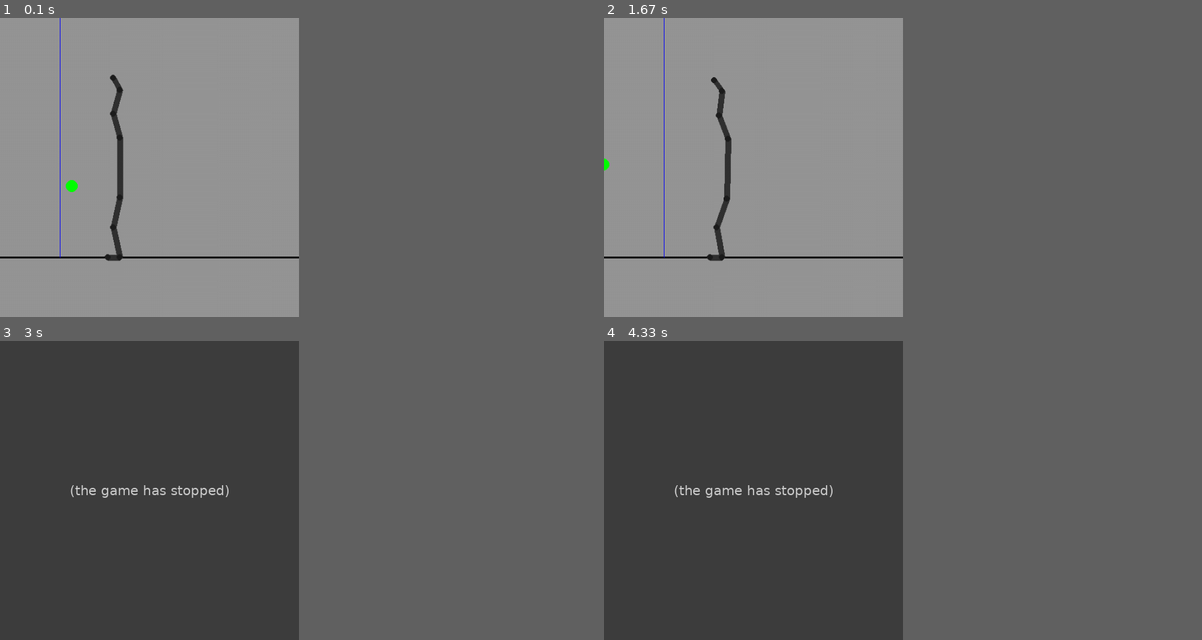
Above: before the commit, frames 1-4 (two rows, left to right).
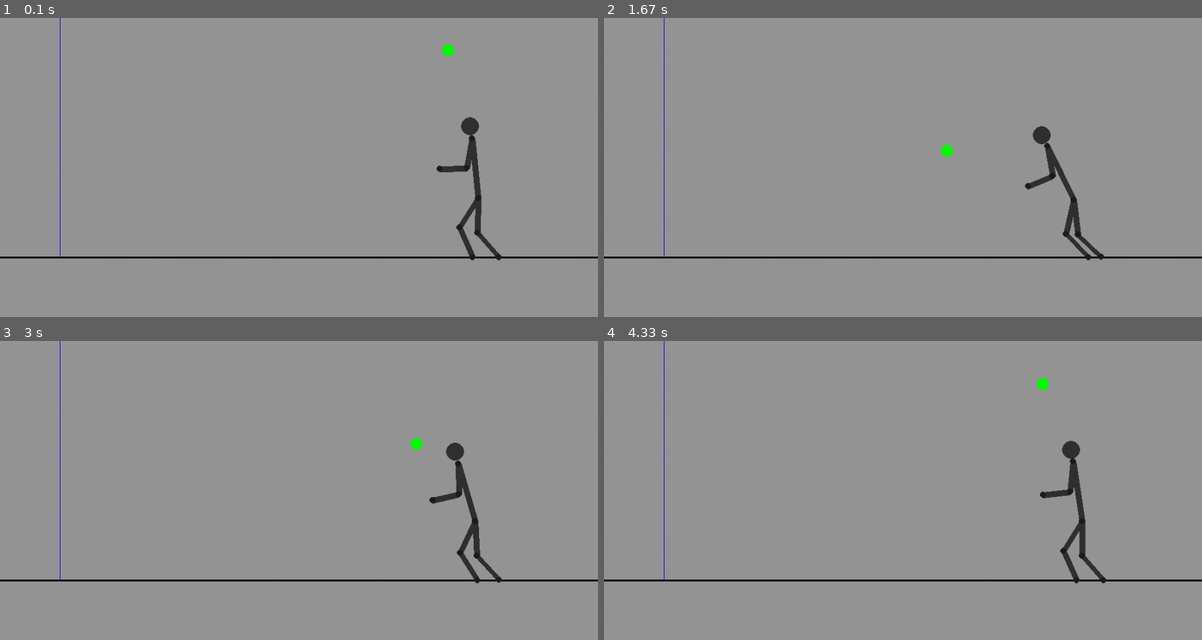
Above: after the commit, the same moments.

Repository: EmixD/Volley_pygame
Game: pygame game, started from main_simulate_draw.py
Same seed, same stepped clock (60 frames per second), same inputs: the game is played once before the commit and once after it.
Inputs:
- Up to frame 1 (0.1 s): no input
- Up to frame 2 (1.67 s): no input
- Up to frame 3 (3 s): no input
- Up to frame 4 (4.33 s): no input
In our replay, the window is 450x450 before the commit and 900x450 after it. These sizes can differ from the game's own. Grey fills any space a smaller window leaves; there, only what the larger window draws over its background counts as a difference.

The runs differ from the first frame. In frame 1, 2.1% of the frame differs, in the area x 11-100%, y 8-82%; in frame 2, 2.0%; in frame 3, 51%; in frame 4, 51%, in the area x 0-100%, y 0-100%.
Before the commit the program exited at 2.4 s; later frames show no game.

Commit message:
Add basic ui

Diff:
--- a/fplayer.py
+++ b/fplayer.py
@@ -11,41 +11,84 @@
 import fplayer_bl as fbl
 import fworldconfig as fwc
 
+class player:
+    def __init__(self,ballindex):
+        self.ball = fbl.ball(ballindex)
+        self.ptlnms = fpptlnms.ptlnms()
+        # standing hands up
+        # self.ptlnms.add_pt(0, 180, 400)  # toe
+        # self.ptlnms.add_pt(1, 200, 400)  # ankle
+        # self.ptlnms.add_pt(2, 190, 350)  # knee
+        # self.ptlnms.add_pt(3, 200, 300)  # hips
+        # self.ptlnms.add_pt(4, 200, 200)  # shoulder
+        # self.ptlnms.add_pt(5, 190, 160)  # elbow
+        # self.ptlnms.add_pt(6, 200, 120)  # wrist
+        # self.ptlnms.add_pt(7, 190, 100)  # fingertip
 
-class player:
-    def __init__(self):
-        self.ball=fbl.ball()
-        self.ptlnms=fpptlnms.ptlnms()
-        self.ptlnms.add_pt(0, 180, 400)  # toe
-        self.ptlnms.add_pt(1, 200, 400)  # ankle
-        self.ptlnms.add_pt(2, 190, 350)  # knee
-        self.ptlnms.add_pt(4, 200, 300)  # shoulder
-        self.ptlnms.add_pt(3, 200, 200)  # hips
-        self.ptlnms.add_pt(5, 190, 160)  # elbow
-        self.ptlnms.add_pt(6, 200, 120)  # wrist
-        self.ptlnms.add_pt(7, 190, 100)  # fingertip
+        # standing hands down
+        # self.ptlnms.add_pt(0, 180, 400)  # toe
+        # self.ptlnms.add_pt(1, 200, 400)  # ankle
+        # self.ptlnms.add_pt(2, 190, 350)  # knee
+        # self.ptlnms.add_pt(3, 200, 300)  # hips
+        # self.ptlnms.add_pt(4, 200, 200)  # shoulder
+        # self.ptlnms.add_pt(5, 190, 240)  # elbow
+        # self.ptlnms.add_pt(6, 200, 280)  # wrist
+        # self.ptlnms.add_pt(7, 190, 300)  # fingertip
 
-        self.ptlnms.add_ln(0, 0, 1)
-        self.ptlnms.add_ln(1, 1, 2)
-        self.ptlnms.add_ln(2, 2, 3)
-        self.ptlnms.add_ln(3, 3, 4)
-        self.ptlnms.add_ln(4, 4, 5)
-        self.ptlnms.add_ln(5, 5, 6)
-        self.ptlnms.add_ln(6, 6, 7)
+        # standing hands down to the right
+        # self.ptlnms.add_pt(0, 380, 400)  # toe
+        # self.ptlnms.add_pt(1, 400, 400)  # ankle
+        # self.ptlnms.add_pt(2, 390, 350)  # knee
+        # self.ptlnms.add_pt(3, 400, 300)  # hips
+        # self.ptlnms.add_pt(4, 400, 200)  # shoulder
+        # self.ptlnms.add_pt(5, 395, 240)  # elbow
+        # self.ptlnms.add_pt(6, 385, 275)  # wrist
+        # self.ptlnms.add_pt(7, 385, 297)  # fingertip
+        self.ptlnms.add_pt(0, 390+400, 400)  # ankle
+        self.ptlnms.add_pt(1, 434+400, 400)  # ankle2
+        self.ptlnms.add_pt(2, 370+400, 350)  # knee
+        self.ptlnms.add_pt(3, 400+400, 358)  # knee2
+        self.ptlnms.add_pt(4, 400+400, 300)  # hips
 
-        self.ptlnms.add_ms(0, 0, 2)
-        self.ptlnms.add_ms(1, 1, 3)
-        self.ptlnms.add_ms(2, 2, 4)
-        self.ptlnms.add_ms(3, 3, 5)
-        self.ptlnms.add_ms(4, 4, 6)
-        self.ptlnms.add_ms(5, 5, 7)
+        self.ptlnms.add_pt(5, 400+400-10, 200)  # shoulder
+        self.ptlnms.add_pt(6, 390+400-10, 250)  # elbow
+        self.ptlnms.add_pt(7, 390+400-10, 250)  # elbow2
+        self.ptlnms.add_pt(8, 345+400-10, 250)  # wrist
+        self.ptlnms.add_pt(9, 345+400-10, 250)  # wrist2
+
+        self.ptlnms.add_ln(0, 0, 2) #leglow
+        self.ptlnms.add_ln(1, 1, 3) #leglow2
+        self.ptlnms.add_ln(2, 2, 4) #leghi
+        self.ptlnms.add_ln(3, 3, 4) #leghi2
+        self.ptlnms.add_ln(4, 4, 5) #body
+        self.ptlnms.add_ln(5, 5, 6) #armlow
+        self.ptlnms.add_ln(6, 5, 7) #armlow2
+        self.ptlnms.add_ln(7, 6, 8) #armhi
+        self.ptlnms.add_ln(8, 7, 9) #armhi2
+
+        self.ptlnms.lns[0].collision_ball = False
+        self.ptlnms.lns[1].collision_ball = False
+        self.ptlnms.lns[2].collision_ball = False
+        self.ptlnms.lns[3].collision_ball = False
+        self.ptlnms.lns[4].collision_ball = False
+        self.ptlnms.lns[5].collision_ball = False
+        self.ptlnms.lns[6].collision_ball = False
+
+        self.ptlnms.add_ms(0, 0, 4) #ankle-hips
+        self.ptlnms.add_ms(1, 1, 4) #ankle-hips2
+        self.ptlnms.add_ms(2, 2, 5) #knee-shoulder
+        self.ptlnms.add_ms(3, 3, 5) #knee-shoulder2
+        self.ptlnms.add_ms(4, 4, 6) #hips-elbow
+        self.ptlnms.add_ms(5, 4, 7) #hips-elbow2
+        self.ptlnms.add_ms(6, 5, 8) #shoulder-wrist
+        self.ptlnms.add_ms(7, 5, 9) #shoulder-wrist
 
     def draw(self, screen):
         self.ptlnms.draw(screen)
         self.ball.draw(screen)
 
     def move(self, dt):  # time is in game time
-        if(self.ball.pt[1]>=fwc.ground-self.ball.rad):
+        if(self.ball.pt[1] >= fwc.ground-self.ball.rad):
             return
         for pt in self.ptlnms.pts:
             dr = pt.pt-pt.pt0
@@ -54,11 +97,12 @@
             pt.pt[1] = pt.pt[1]+fwc.gravity*dt**2
             if(pt.pt[1] > fwc.ground):  # ground hit
                 pt.pt[1] = fwc.ground
-                pt.pt0[1]=pt.pt[1]-dr[1]*0.5 #0.5=groundbounce
+                pt.pt0[1] = pt.pt[1]-dr[1]*0.5  # 0.5=groundbounce
+                pt.pt0[0] = pt.pt[0]-(pt.pt[0]-pt.pt0[0])*0.05
 
         for ms in self.ptlnms.mss:
-            dist = self.ptlnms.get_length(ms.id_pt0,ms.id_pt1)
-            vect = self.ptlnms.get_vector(ms.id_pt0,ms.id_pt1)
+            dist = self.ptlnms.get_length(ms.id_pt0, ms.id_pt1)
+            vect = self.ptlnms.get_vector(ms.id_pt0, ms.id_pt1)
             fract = (dist-ms.length)/ms.length/2*ms.force*1.0
             self.ptlnms.pts[ms.id_pt0].pt = self.ptlnms.pts[ms.id_pt0].pt+vect*fract
             self.ptlnms.pts[ms.id_pt1].pt = self.ptlnms.pts[ms.id_pt1].pt-vect*fract
@@ -68,11 +112,12 @@
         self.ball.pt = np.array(self.ball.pt0)+balldr
         self.ball.pt[1] = self.ball.pt[1]+fwc.gravity*dt**2
 
-        self.ball.nocollisions_yet=True
+        self.ball.nocollisions_yet = True
         for ln in self.ptlnms.lns:  # ball collision
             if(self.ball.nocollisions_yet and ln.collision_ball):
-                line_norm = self.ptlnms.get_length(ln.id_pt0,ln.id_pt1)
-                line_normalized = self.ptlnms.get_vector(ln.id_pt0,ln.id_pt1)/line_norm
+                line_norm = self.ptlnms.get_length(ln.id_pt0, ln.id_pt1)
+                line_normalized = self.ptlnms.get_vector(
+                    ln.id_pt0, ln.id_pt1)/line_norm
                 line_pt0 = self.ptlnms.pts[ln.id_pt0].pt
                 line_pt0_to_ball = self.ball.pt-line_pt0
                 projlen = np.dot(line_pt0_to_ball, line_normalized)
@@ -86,11 +131,13 @@
 
                 dist = np.linalg.norm(self.ball.pt-pt_closest_on_line)
                 if(dist < self.ball.rad):
-                    self.ball.nocollisions_yet=False
+                    self.ball.nocollisions_yet = False
                     lineperpvectnorm = (self.ball.pt-pt_closest_on_line)/dist
                     shift = lineperpvectnorm*(self.ball.rad-dist+1)
                     self.ball.pt = self.ball.pt+shift
-                    self.ball.pt0 = self.ball.pt-balldr+lineperpvectnorm*np.dot(balldr,lineperpvectnorm)*1.8 # fullbounce=2 nobounce=1
+                    self.ball.pt0 = self.ball.pt-balldr+lineperpvectnorm * \
+                        np.dot(balldr, lineperpvectnorm) * \
+                        1.8  # fullbounce=2 nobounce=1
 
         # for pt in self.ptlnms.pts:
         #     if(pt.pt[1] > fwc.ground):  # ground hit
@@ -98,11 +145,20 @@
         #         pt.pt0[1]=pt.pt[1]-
 
         for ln in self.ptlnms.lns:
-            dist = self.ptlnms.get_length(ln.id_pt0,ln.id_pt1)
-            vect = self.ptlnms.get_vector(ln.id_pt0,ln.id_pt1)
+            dist = self.ptlnms.get_length(ln.id_pt0, ln.id_pt1)
+            vect = self.ptlnms.get_vector(ln.id_pt0, ln.id_pt1)
             fract = (dist-ln.length)/ln.length/2
             self.ptlnms.pts[ln.id_pt0].pt = self.ptlnms.pts[ln.id_pt0].pt+vect*fract
             self.ptlnms.pts[ln.id_pt1].pt = self.ptlnms.pts[ln.id_pt1].pt-vect*fract
 
     def get_current_score(self):
-        return fwc.ground-self.ball.pt[1]
+        if((self.ball.pt[0]-fwc.netposx) > 0):
+            # not far enough. 0-500
+            return 500-(self.ball.pt[0]-fwc.netposx)
+        else:
+            # far enough. 0-500
+            return 800-abs(fwc.ground-self.ball.pt[1]-200)
+        return
+
+    def check_end_condition(self):
+        return ((fwc.ground-self.ball.pt[1]) < 10) or ((self.ball.pt[0]-fwc.netposx) < 0)
--- a/fplayer_bl.py
+++ b/fplayer_bl.py
@@ -1,12 +1,13 @@
 import pygame
 import numpy as np
 import fworldconfig as fwc
+import random
 
 
 class ball:
-    def __init__(self):
-        self.pt = np.array([100, 300]).astype(float)  # current coordinate
-        self.pt0 = np.array([98, 302]).astype(float)  # previous coordinate
+    def __init__(self,ballindex):
+        self.pt = np.array([750-8*ballindex ,50]).astype(float)  # current coordinate
+        self.pt0 =self.pt # previous coordinate
         self.rad = 10
         self.nocollisions_yet = True
 
--- a/fplayer_pt_ln_ms.py
+++ b/fplayer_pt_ln_ms.py
@@ -8,7 +8,6 @@
     def __init__(self, id, x, y):  # id is just for debugging
         # static
         self.color = [30, 30, 30]
-        self.collision_ball = False
         self.collision_ground = True
         self.allow_print = True
         self.id = id  # just for debugging
@@ -64,6 +63,8 @@
     def add_ms(self, id, id_pt0, id_pt1):
         length = self.get_length(id_pt0, id_pt1)
         self.mss.append(mussle(id, id_pt0, id_pt1, length))
+        self.mss[id].minlength=abs(self.get_length(id_pt0,id_pt0+1)-self.get_length(id_pt1,id_pt0+1))+1
+        self.mss[id].maxlength=abs(self.get_length(id_pt0,id_pt0+1)+self.get_length(id_pt1,id_pt0+1))-1
 
     def get_length(self, id0, id1):
         return np.linalg.norm(self.pts[id1].pt - self.pts[id0].pt)
@@ -72,6 +73,9 @@
         return self.pts[id1].pt - self.pts[id0].pt
 
     def draw(self, screen):
+        # head:
+        pygame.draw.circle(screen, [50,50,50], ((self.pts[4].pt+1.2*(self.get_vector(4,5)))*fwc.scale).astype(int), int(15*fwc.scale))
+
         for ln in self.lns:
             pygame.draw.line(screen, ln.color, (self.pts[ln.id_pt0].pt*fwc.scale).astype(int),
                              (self.pts[ln.id_pt1].pt*fwc.scale).astype(int), int(10*fwc.scale))
--- a/fplayer_wrapper.py
+++ b/fplayer_wrapper.py
@@ -3,34 +3,56 @@
 from typing import List
 import fplayer as fp
 import numpy as np
-
+import fworldconfig as fwc
 
 class pwrapper:
-    def __init__(self, params):
+    def __init__(self, id, params1):
         # static protected
-        self.Ninput = 2
-        self.Noutput = 6
+        self.Ninput = 3
+        # self.Ninterm1 = 2
+        self.Noutput = 8
         # static
-        self.player = fp.player()
+        self.player = fp.player(0)
         # dynamic
-        self.params1 = params  # matrix [Ninput,Noutput]
+        self.params1 = params1.copy()  # matrix [Ninput,Nint1]
+        # self.params2 = params2  # matrix [Nint1,Noutput]
         self.input = np.zeros(self.Ninput)
         self.output = np.zeros(self.Noutput)
-        self.maxscore = 0
+        self.maxscore = -1000
+        self.avgscore = -1000
+        self.scores=[]
+        self.avgscore_calculated=False
+        self.id = id
+        self.ballindex=0
+
+    def reset_player(self,ballindex):
+        self.player=fp.player(ballindex)
+        self.maxscore=-1000
+        self.ballindex=ballindex
+
+    def set_avgscore(self,score):
+        self.avgscore=score
+        self.avgscore_calculated=True
 
     def update_outputs(self):
-        self.input = self.player.ball.pt
+        self.input = np.array([
+            self.player.ball.pt[0]-self.player.ptlnms.pts[3].pt[0],
+            self.player.ball.pt[1]-self.player.ptlnms.pts[3].pt[1],
+            fwc.netposx-self.player.ptlnms.pts[3].pt[0]
+            ]
+        )
+        # self.interm1=self.input.dot(self.params1)
         self.output = self.input.dot(self.params1)
         self.process_outputs()
 
     def process_outputs(self):
-        np.clip(self.output, -1, 1)
+        np.clip(self.output, -5, 5)
         self.update_mussle(0, self.output[0])
         self.update_mussle(1, self.output[1])
         self.update_mussle(2, self.output[2])
         self.update_mussle(3, self.output[3])
-        self.update_mussle(4, self.output[4])
-        self.update_mussle(5, self.output[5])
+        # self.update_mussle(4, self.output[4])
+        # self.update_mussle(5, self.output[5])
 
     def update_mussle(self, id, output):
         self.player.ptlnms.mss[id].length = np.clip(self.player.ptlnms.mss[id].length+output,
@@ -39,7 +61,12 @@
     def check_scores_then_simulation_complete(self):
         score = self.player.get_current_score()
         self.maxscore = max(score, self.maxscore)
-        if(score <= 20):
-            return True
-        else:
-            return False
+        return self.player.check_end_condition()
+
+    def save(self, fname):
+        with open(fname, 'wb') as f:
+            np.save(f, self.params1)
+
+    def load(self, fname):
+        with open(fname, 'rb') as f:
+            self.params1 = np.load(f, allow_pickle=True)
--- a/fplayers.py
+++ b/fplayers.py
@@ -1,31 +1,115 @@
+import math
+from pickle import TRUE
 from typing import List
 import fplayer_wrapper as fpw
 import numpy as np
 import time
 import pygame
 import fworldconfig as fwc
+import random
+
+players = []  # type: List[fpw.pwrapper]
+Nplayers = 0
+iteration = 1
+nSimulPerPlayer=10
+
+def init(n):  # n should be even TODO: add check
+    global players, Nplayers
+    Nplayers = n
+    players = []  # type: List[fpw.pwrapper]
+    for i in range(Nplayers):
+        players.append(fpw.pwrapper(i,
+         np.zeros((3, 8)).astype(float)))
+        #  2*np.random.rand(3, 8).astype(float)-1))
+
+def sort(verb):
+    global players
+    players.sort(key=lambda x: x.avgscore, reverse=False)
+    if(verb):
+        for pl in players:
+            print(f"Player# {pl.id}: MaxScore={pl.avgscore}")
 
 
-def simulate(dt, update_mussles_every, tmax, draw, screen):
-    players = []  # type: List[fpw.pwrapper]
+def breed(verb):
+    global players, Nplayers, iteration
+    n2 = int(Nplayers/2)
 
-    players.append(fpw.pwrapper(0.001*np.ones((2, 6))))
+    for i in range(n2):
+        for _ in range(10):
+            pars=players[n2+i].params1.copy()
+            a1=random.randint(0,3-1)
+            a2=random.randint(0,8-1)
+            pars[a1,a2]=np.clip(pars[a1,a2]+0.01*(2*random.random()-1.0),-2,2)
+            players[i] = fpw.pwrapper(
+                iteration*100+i,
+                pars
+            )
 
-    for pl in players:
-        t = 0
-        while not pl.check_scores_then_simulation_complete():
-            for _ in range(update_mussles_every):
-                t = t+dt
-                pl.player.move(dt)
-                if(draw):
-                    screen.fill((150, 150, 150))
-                    pygame.draw.line(screen, (0, 0, 0),(int(0*fwc.scale),int(fwc.ground*fwc.scale)),(int(500*fwc.scale),int(fwc.ground*fwc.scale)),int(3*fwc.scale))
-                    pygame.draw.line(screen, (0, 0, 255),(int(fwc.netposx*fwc.scale),int(fwc.ground*fwc.scale)),(int(fwc.netposx*fwc.scale),int(0*fwc.scale)),int(1*fwc.scale))
-                    pl.player.draw(screen)
-                    pygame.display.flip()
-                    time.sleep(0.01)
-            pl.update_outputs()
-            if(t >= tmax):
-                print(f"{pl}: Simulation timeout")
-                break
-        print(f"{pl}: MaxScore={pl.maxscore}")
+    iteration = iteration+1
+    if(verb):
+        for pl in players:
+            print(f"Player# {pl.id}: MaxScore={pl.avgscore}")
+
+def simulate(dt, update_mussles_every, tmax, draw, screen, verb):
+    global players, Nplayers
+    if(draw):
+        for pl in players:
+            for s in range(nSimulPerPlayer):
+                pl.reset_player(s)
+                t = 0
+                while not pl.check_scores_then_simulation_complete():
+                    for _ in range(update_mussles_every):
+                        t = t+dt
+                        pl.player.move(dt)
+
+                        pygame.event.pump()
+                        screen.fill((150, 150, 150))
+                        pygame.draw.line(screen, (0, 0, 0), (int(0*fwc.scale), int(fwc.ground*fwc.scale)),
+                                        (int(1000*fwc.scale), int(fwc.ground*fwc.scale)), int(3*fwc.scale))
+                        pygame.draw.line(screen, (0, 0, 255), (int(fwc.netposx*fwc.scale), int(
+                            fwc.ground*fwc.scale)), (int(fwc.netposx*fwc.scale), int(0*fwc.scale)), int(1*fwc.scale))
+                        pl.player.draw(screen)
+                        pygame.display.flip()
+                        time.sleep(0.005)
+                    pl.update_outputs()
+                    if(t >= tmax):
+                        if(verb):
+                            print(f"Player# {pl.id}: Simulation timeout")
+                        break
+                if(verb):
+                    print(f"Player# {pl.id}: MaxScore={pl.maxscore}")
+    else:
+        for pl in players:
+            if(not pl.avgscore_calculated):
+                scores=[]
+                cumulscores=0
+                for s in range(nSimulPerPlayer):
+                    pl.reset_player(s)
+                    t = 0
+                    while not pl.check_scores_then_simulation_complete():
+                        for _ in range(update_mussles_every):
+                            t = t+dt
+                            pl.player.move(dt)
+                        pl.update_outputs()
+                        if(t >= tmax):
+                            if(verb):
+                                print(f"Player# {pl.id}: Simulation timeout")
+                            break
+                    if(verb):
+                        print(f"Player# {pl.id}: MaxScore={pl.maxscore}")
+                    scores.append(pl.maxscore)
+                    cumulscores=cumulscores+pl.maxscore
+                pl.scores=scores.copy()
+                # scores.sort()
+                pl.set_avgscore(cumulscores/nSimulPerPlayer)
+
+def save():
+    #TODO: transform to relatice path
+    print("You should check that number of players is correct yourself!")
+    for i,p in enumerate(players):
+        p.save("C:/Users/Ivan/Desktop/[CURRENT]/Volley_pygame/save/f"+str(i))
+
+def load():
+    #TODO: transform to relatice path
+    for i,p in enumerate(players):
+        p.load("C:/Users/Ivan/Desktop/[CURRENT]/Volley_pygame/save/f"+str(i))
--- /dev/null
+++ b/main_interactive.py
@@ -0,0 +1,91 @@
+import pygame
+import time
+
+import fplayers as fps
+import fworldconfig as fwc
+
+
+pygame.init()
+fps.init(10)
+print("Init complete.")
+screen = pygame.display.set_mode([1000*fwc.scale, 500*fwc.scale])
+in_game_dt = 0.2
+in_game_tmax = 100
+update_mussles_every = 20
+
+
+running = True
+while(running):
+    pygame.display.iconify()
+    print("""===================================
+    WAITING FOR INPUT:
+    1 - print current generation
+    2 - draw current generation
+    5 - one full cycle
+    6 - 10x5
+    7 - 50x5
+    77 - 100x5
+    81 - save to file
+    82 - load from file
+    9 - exit""")
+    command = input()
+    print("-----------------------------------")
+    # command="2"
+    if(command == "1"):
+        for pl in fps.players:
+            print(f"Player [{pl.id}]: {pl.avgscore}")
+    elif(command == "2"):
+        fps.simulate(in_game_dt, update_mussles_every,
+                     in_game_tmax, True, screen, True)
+    # elif(command == "3"):
+    #     fps.sort(True)
+    #     print("DONE. Next: 4")
+    # elif(command == "4"):
+    #     fps.breed(True)
+    #     print("DONE. Next: 1 2 5 6 7")
+    elif(command == "5"):
+        fps.save()
+        fps.simulate(in_game_dt, update_mussles_every,
+                     in_game_tmax, False, 0, False)
+        fps.sort(False)
+        fps.breed(False)
+        print("DONE")
+    elif(command == "6"):
+        fps.save()
+        for o in range(10):
+            fps.simulate(in_game_dt, update_mussles_every,
+                        in_game_tmax, False, 0, False)
+            fps.sort(False)
+            if(o<9):
+                fps.breed(False)
+            print(o+1,fps.players[-1].avgscore)
+        print("DONE")
+    elif(command == "7"):
+        fps.save()
+        for o in range(50):
+            fps.simulate(in_game_dt, update_mussles_every,
+                        in_game_tmax, False, 0, False)
+            fps.sort(False)
+            if(o<49):
+                fps.breed(False)
+            print(o+1,fps.players[-1].avgscore)
+        print("DONE")
+    elif(command == "77"):
+        fps.save()
+        for o in range(100):
+            fps.simulate(in_game_dt, update_mussles_every,
+                        in_game_tmax, False, 0, False)
+            fps.sort(False)
+            if(o<99):
+                fps.breed(False)
+            print(o+1,fps.players[-1].avgscore)
+        print("DONE")
+    elif(command == "81"):
+        fps.save()
+    elif(command == "82"):
+        fps.load()
+    elif(command == "9"):
+        running = False
+
+pygame.quit()
+print("MAIN HALT")
--- a/main_simulate.py
+++ b/main_simulate.py
@@ -7,6 +7,7 @@
 update_mussles_every=10
 print(f"estimated time is {in_game_dt*in_game_tmax/20} seconds")
 
+fps.init(6)
 tic = time.time()
 fps.simulate(in_game_dt,update_mussles_every,in_game_tmax,False,0)
 tac = time.time()
--- a/main_simulate_draw.py
+++ b/main_simulate_draw.py
@@ -5,7 +5,8 @@
 
 
 pygame.init()
-screen = pygame.display.set_mode([500*fwc.scale, 500*fwc.scale])
+fps.init(1)
+screen = pygame.display.set_mode([1000*fwc.scale, 500*fwc.scale])
 
 
 in_game_dt=0.1
@@ -14,7 +15,7 @@
 print(f"estimated time is {in_game_dt*in_game_tmax/20 + 0.01*in_game_tmax/in_game_dt} seconds")
 
 tic = time.time()
-fps.simulate(in_game_dt,update_mussles_every,in_game_tmax,True,screen)
+fps.simulate(in_game_dt,update_mussles_every,in_game_tmax,True,screen,True)
 tac = time.time()
 print('Operation took {} ms'.format((tac - tic) * 1e3))
 
Not shown, changed: .gitignore
